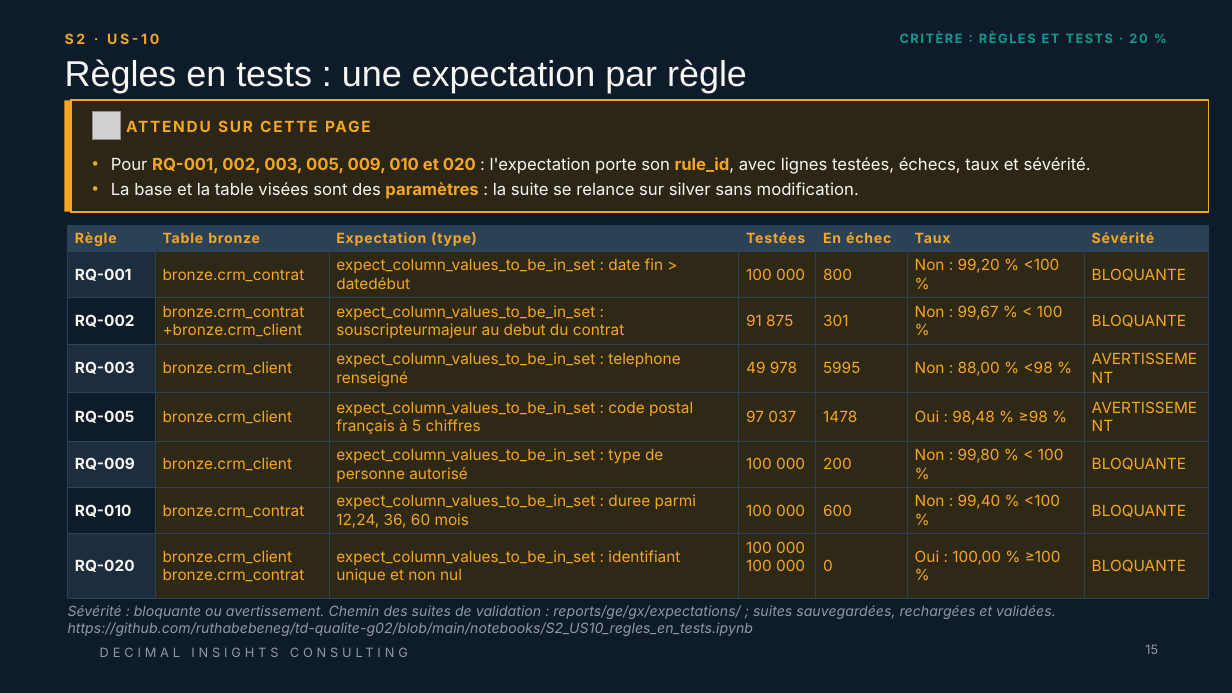
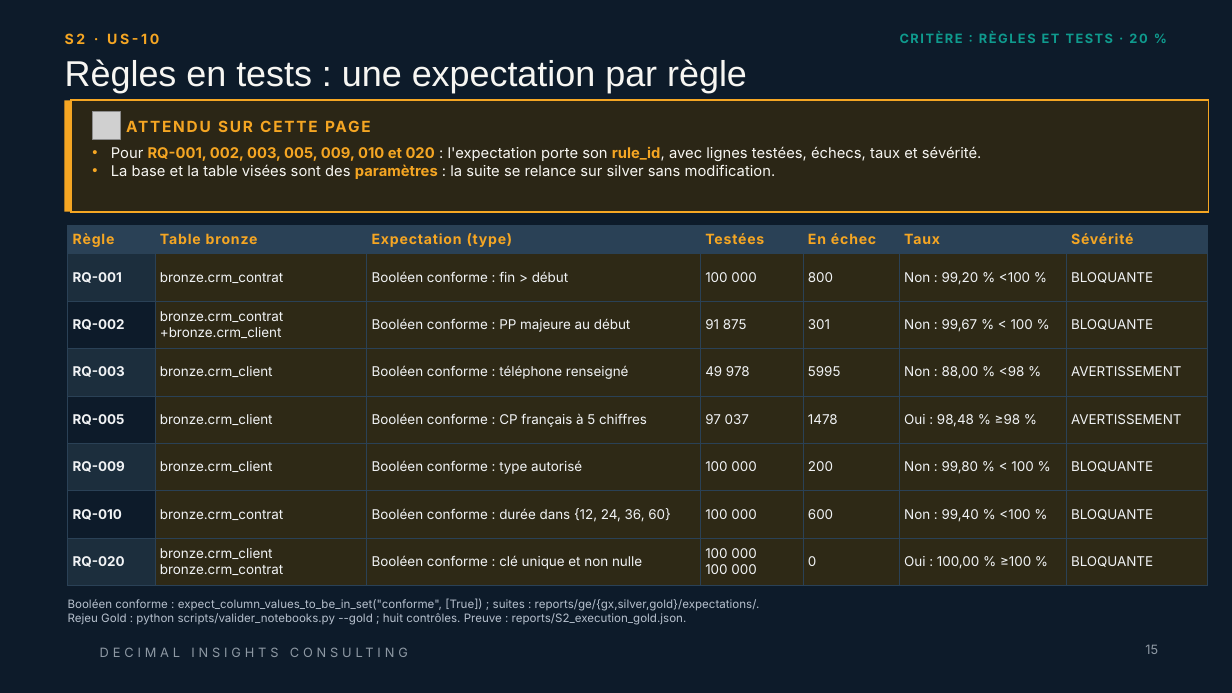
Before and after one commit to ruthabebeneg/td-qualite-g02, a slide deck: slide 15 of livrables/Livrable_Groupe_TD_AssurConnect.pptx. Drawn at 1232x693 pixels with LibreOffice and Linux fonts; fonts in the diff are those of the drawing; grey boxes stand for pictures; background and template pictures are left out. Boxes give left, top, right and bottom in pixels: in the first picture for what was removed or moved away, otherwise in the second. Text is boxed around its words. In the diff, an @@ line names an element or a change of style, - is before the commit and + after.

```diff
--- a/livrables/Livrable_Groupe_TD_AssurConnect.pptx
+++ b/livrables/Livrable_Groupe_TD_AssurConnect.pptx
@@ text "Pour RQ-001, 002, 003, 005, ...": place and size @@
-text "Pour RQ-001, 002, 003, 005, ..." at (111, 157, 1091, 199)
+text "Pour RQ-001, 002, 003, 005, ..." at (111, 146, 982, 179)
@@ text "Pour RQ-001, 002, 003, 005, ..." at (111, 146, 982, 179): size 13 to 11.5 pt; line spacing 1.08 to 1; less space between paragraphs @@
@@ table at (67, 226, 1207, 586) @@
-row 2, column 3: expect_column_values_to_be_in_set : date fin > datedébut
+row 2, column 3: Booléen conforme : fin > début
-row 3, column 3: expect_column_values_to_be_in_set : souscripteurmajeur au debut du contrat
+row 3, column 3: Booléen conforme : PP majeure au début
-row 4, column 3: expect_column_values_to_be_in_set : telephone renseigné
+row 4, column 3: Booléen conforme : téléphone renseigné
-row 5, column 3: expect_column_values_to_be_in_set : code postal français à 5 chiffres
+row 5, column 3: Booléen conforme : CP français à 5 chiffres
-row 6, column 3: expect_column_values_to_be_in_set : type de personne autorisé
+row 6, column 3: Booléen conforme : type autorisé
-row 7, column 3: expect_column_values_to_be_in_set : duree parmi 12,24, 36, 60 mois
+row 7, column 3: Booléen conforme : durée dans {12, 24, 36, 60}
-row 8, column 3: expect_column_values_to_be_in_set : identifiant unique et non nul
+row 8, column 3: Booléen conforme : clé unique et non nulle
@@ size 12 to 10.5 pt in "RQ-001", "bronze.crm_contrat", "100 000", "800" and 40 more places @@
@@ text colour #F7F6F2 to #F1F3F5 in "RQ-001", "RQ-002", "RQ-003", "RQ-005" and 3 more places @@
@@ text colour #F5A623 to #F1F3F5 in "bronze.crm_contrat", "100 000", "800", "Non : 99,20 % <100 %" and 33 more places @@
@@ text at (68, 598, 760, 625): text changed; size 11 to 9 pt; text colour #8E99A4 to #B5BFCC; italic off @@
-Sévérité : bloquante ou avertissement. Chemin des suites de validation : reports/ge/gx/expectations/ ; suites sauvegardées, rechargées et validées.
-https://github.com/ruthabebeneg/td-qualite-g02/blob/main/notebooks/S2_US10_regles_en_tests.ipynb
+Booléen conforme : expect_column_values_to_be_in_set("conforme", [True]) ; suites : reports/ge/{gx,silver,gold}/expectations/.
+Rejeu Gold : python scripts/valider_notebooks.py --gold ; huit contrôles. Preuve : reports/S2_execution_gold.json.
```
Also in this commit, not shown: 4 other slides changed, 43 other files.
